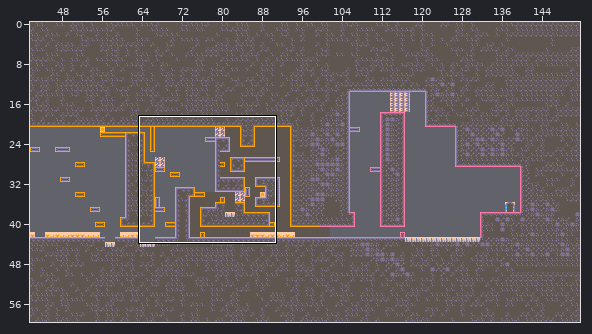
One commit to this Tiled map: res/maps/simple_map.tmx. Above: a wide view before the commit, with the close-up outlined.
Close-up. As it was:
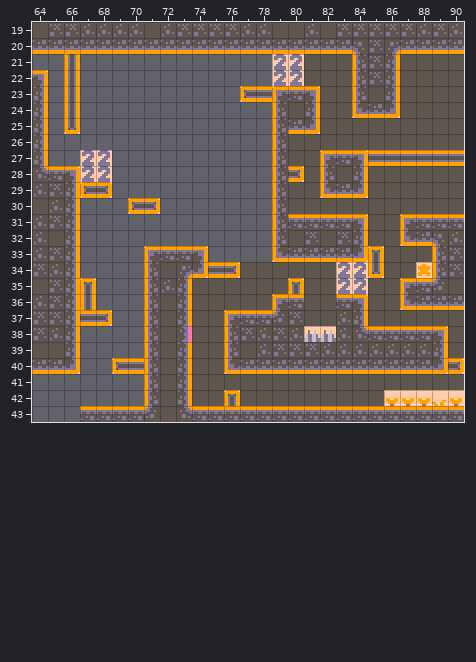
Cells are 8x8 px. Shown: x 64..90, y 19..43. The commit also changed other parts of the map, which this record leaves out.
And afterwards:
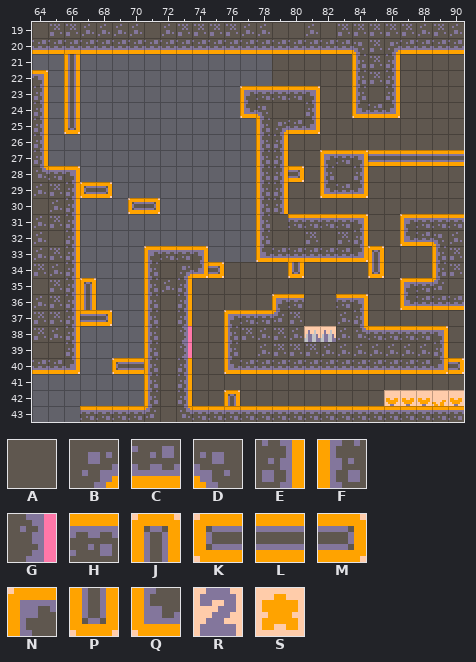
Key: from "tilemap_packed": A 2, B 3, C 4, D 5, E 18, F 20, G 25, H 34, J 47, K 48, L 49, M 50, N 63, P 77, Q 78, R 122, S 147.
_ is an empty cell.
Tiles replaced or removed in this view: E, F, J, K, L, M, N, Q, R, S.
The exact change:
Changed rows in their new state; . is an unchanged cell.
Layer "Decoration":
first column x 73:
39 G
Layer "Collisions":
first column x 75:
23 ..NHH.
24 ..QDA.
25 ...FB.
26 ...FE.
27 ...FE.
28 ...FE.
29 ...FE.
30 ...FE.
31 ...FA.
32 ...FA.
33 ...QC.
34 M_...P
35 ....._
first column x 73:
39 _
Layer "Notation" (now hidden):
first column x 79:
21 __
22 __
first column x 67:
27 __
28 __
first column x 83:
34 __..._
35 __....
Changed places in both close-ups, as pixel boxes (x1, y1, x2, y2):
changed: (240, 54, 304, 294)
removed: (80, 150, 112, 182)
changed: (218, 262, 240, 278)
removed: (336, 262, 368, 294)
removed: (416, 262, 432, 278)
changed: (178, 342, 192, 358)
